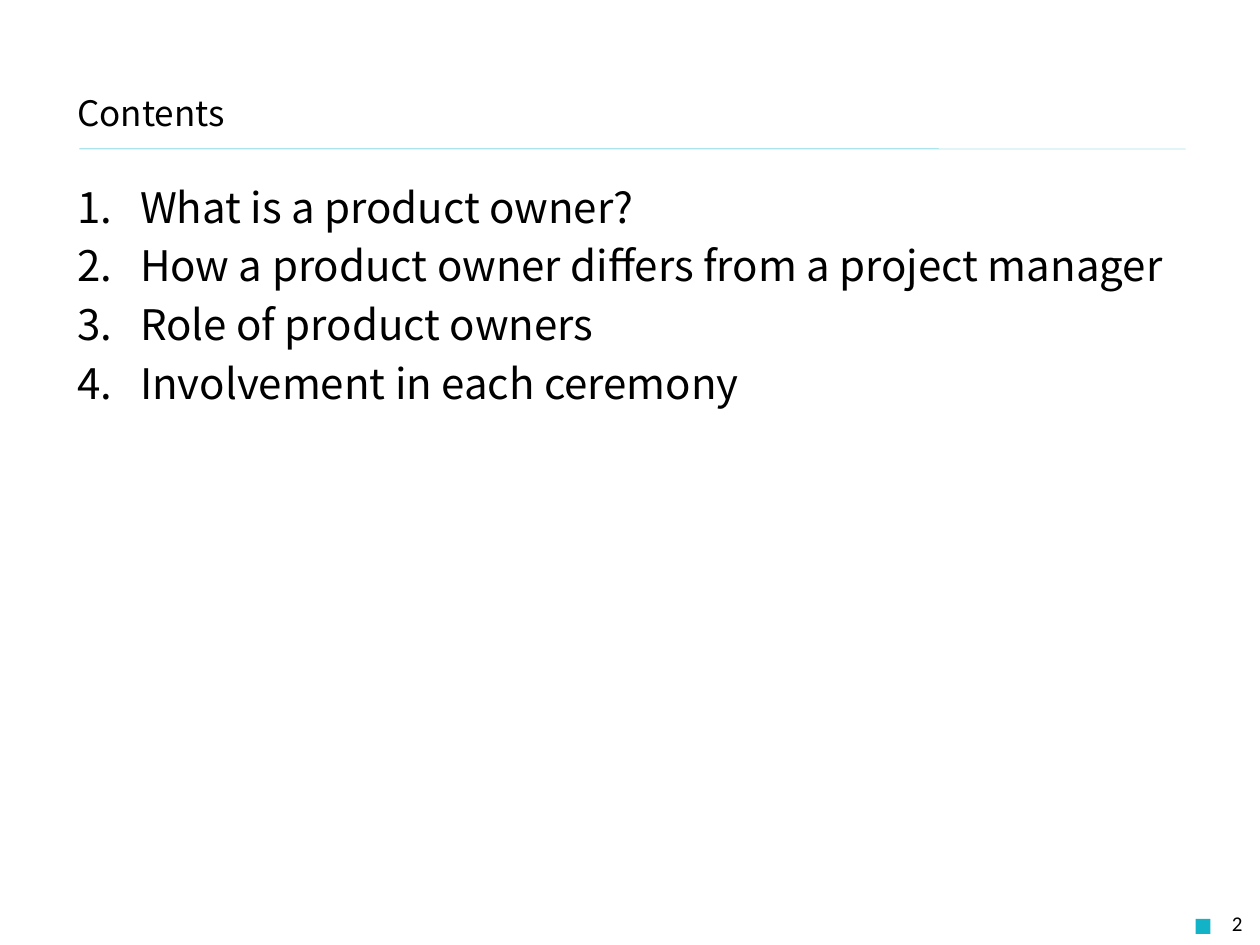
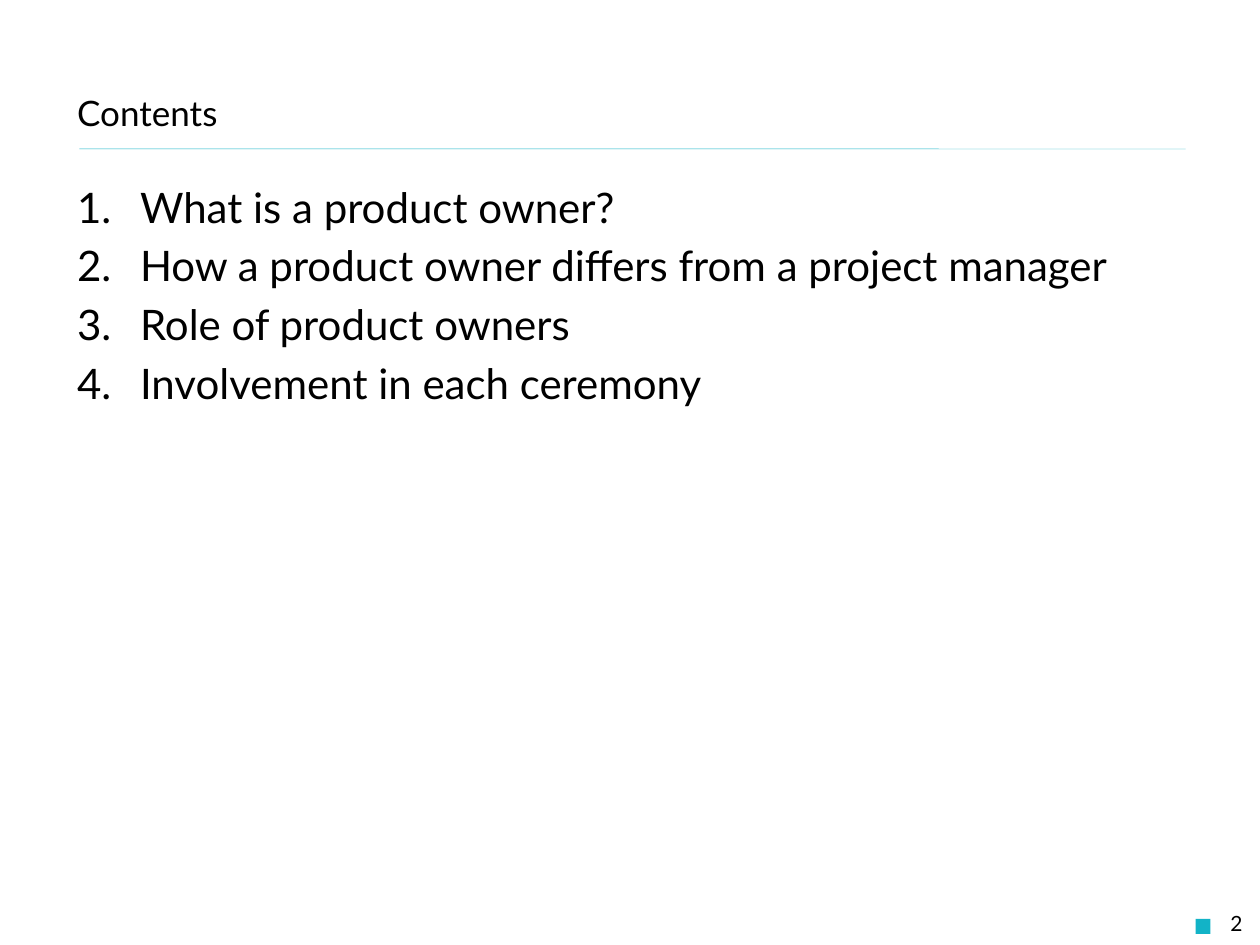
Before and after one commit to Fintan-contents/role-of-product-owner, a slide deck: slide 2 of en/docs/Role_of_product_owners.pptx. Drawn at 1260x945 pixels with LibreOffice and Linux fonts; fonts in the diff are those of the drawing; background and template pictures are left out. Boxes give left, top, right and bottom in pixels: in the first picture for what was removed or moved away, otherwise in the second. Text is boxed around its words. In the diff, an @@ line names an element or a change of style, - is before the commit and + after.

```diff
--- a/en/docs/Role_of_product_owners.pptx
+++ b/en/docs/Role_of_product_owners.pptx
@@ title "Contents" at <box>77,100,217,127</box>: font Noto Sans CJK JP to Lato @@
@@ text "What is a product owner?" at <box>140,192,1107,407</box>: font Noto Sans CJK JP to Lato @@
@@ page number at <box>1230,915,1242,931</box>: font Calibri to Lato @@
```
Also in this commit, not shown: 33 other slides changed, 1 other file.
